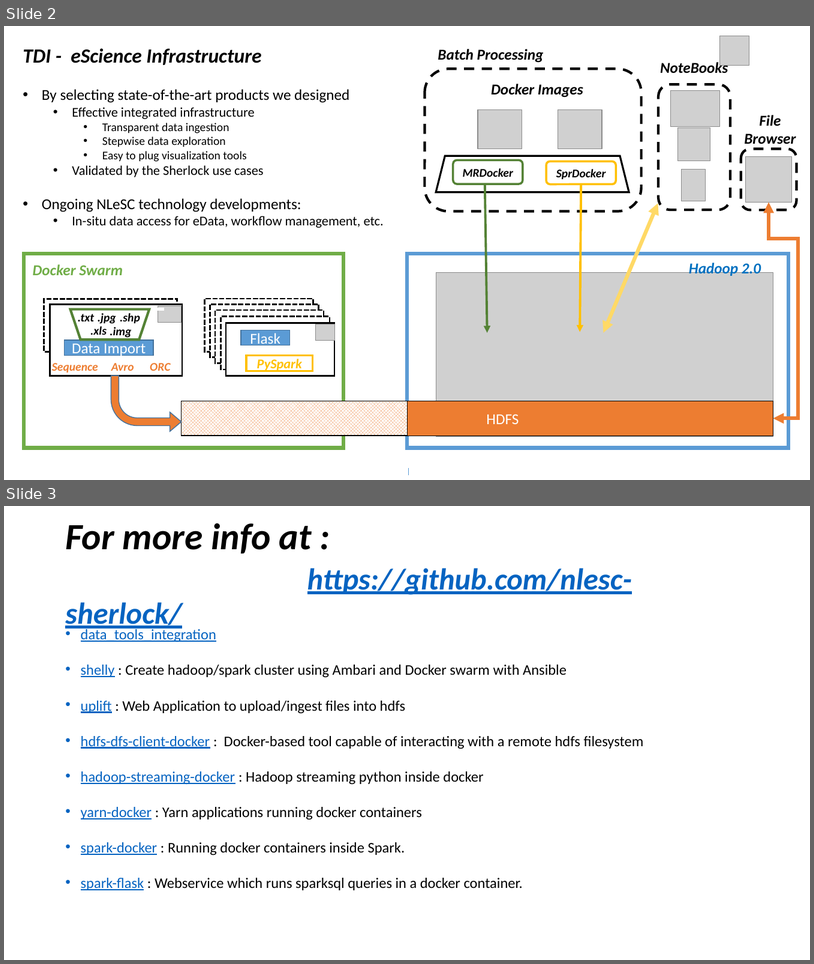
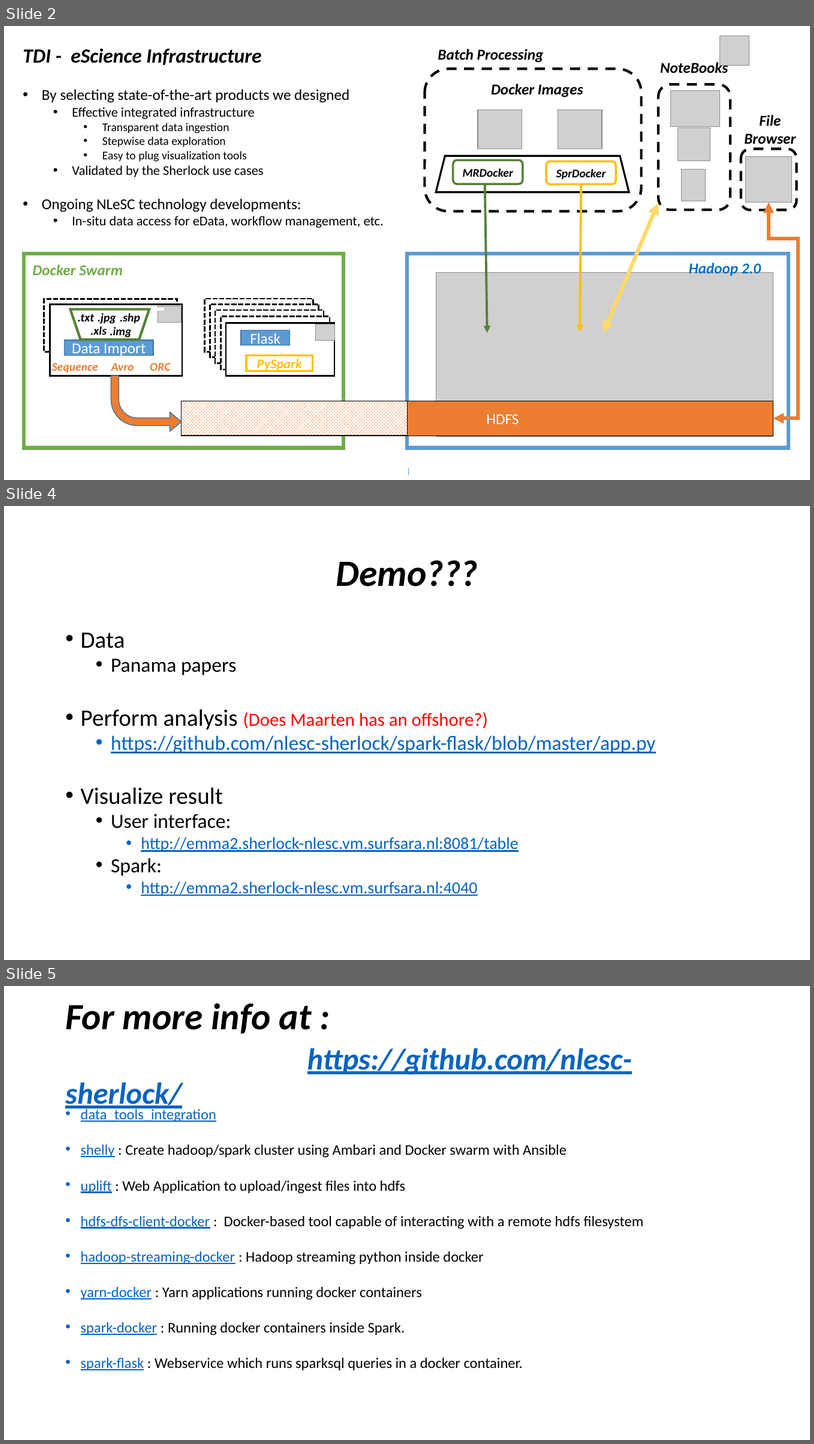
Before and after one commit to nlesc-sherlock/data_tools_integration, a slide deck: docs/presentations/session_3.pptx. Shown one above the other, each under a label of ours: slides 2 and 3 before the commit, slides 2, 4 and 5 after it; the slides between them are not shown. The pictures are 814x964 and 814x1444 pixels, drawn with LibreOffice and Linux fonts; fonts in the diff are those of the drawing; grey boxes stand for pictures. Boxes give left, top, right and bottom in pixels: in the first picture for what was removed or moved away, otherwise in the second. Text is boxed around its words. In the diff, an @@ line names an element or a change of style, - is before the commit and + after.

```diff
--- a/docs/presentations/session_3.pptx
+++ b/docs/presentations/session_3.pptx
@@ slide 4 added at (4, 506, 810, 960), background #FFFFFF @@
@@ title added at (336, 560, 479, 586), 44 pt, text #000000, bold, italic @@
+Demo???
@@ text added at (81, 633, 656, 896), 20 pt, text #0563C1, underline @@
+• Data
+  • Panama papers
+• Perform analysis (Does Maarten has an offshore?)
+  • https://github.com/nlesc-sherlock/spark-flask/blob/master/app.py
+• Visualize result
+  • User interface:
+    • http://emma2.sherlock-nlesc.vm.surfsara.nl:8081/table
+  • Spark:
+    • http://emma2.sherlock-nlesc.vm.surfsara.nl:4040
@@ what was slide 3 is now slide 5 @@
```
Also in this commit, not shown: 1 slide changed, 2 other slides added.
